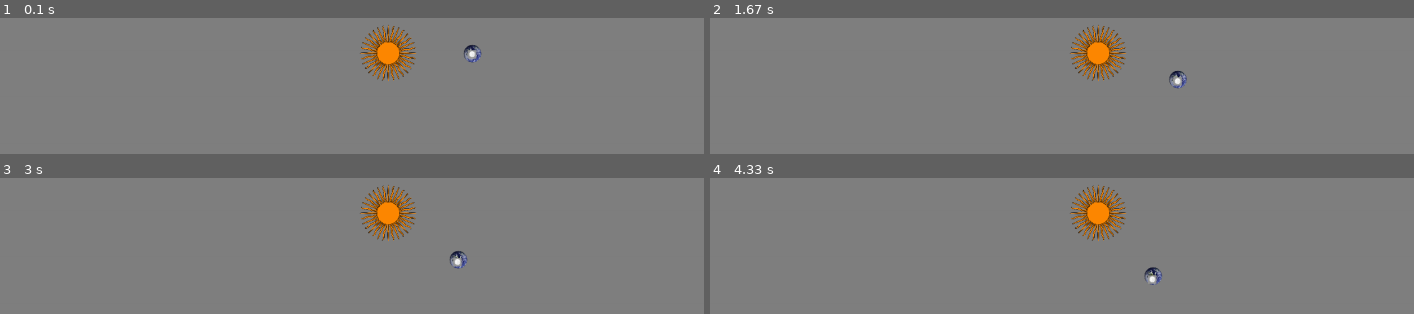
Above: before the commit, frames 1-4 (two rows, left to right).
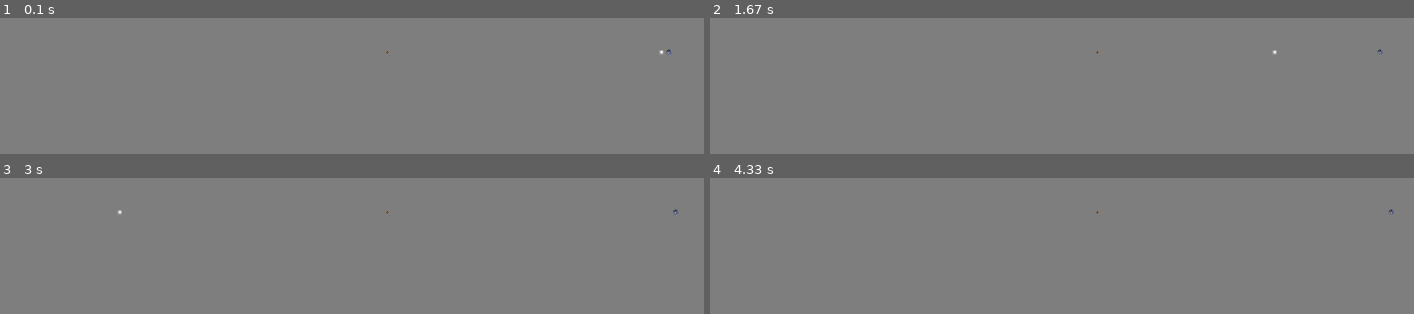
Above: after the commit, the same moments.

Repository: High-Performance-Games/pygame-demo
Game: pygame game, started from gravity_sim.py
Same seed, same stepped clock (60 frames per second), same inputs: the game is played once before the commit and once after it.
Inputs:
- Up to frame 1 (0.1 s): no input
- Up to frame 2 (1.67 s): no input
- Up to frame 3 (3 s): no input
- Up to frame 4 (4.33 s): no input

The runs differ from the first frame. In frame 1, 1.9% of the frame differs, in the area x 51-96%, y 5-47%; in frame 2, 1.9%; in frame 3, 1.9%; in frame 4, 1.9%.

Commit message:
Using more realistic values

Diff:
--- a/gravity_sim.py
+++ b/gravity_sim.py
@@ -5,7 +5,8 @@
 from pygame import Vector2
 
 from object import Object
-from physics import sunMass, earthMass, moonMass, gravityAcceleration, sunToEarth, moonToEarth, earthVelocity
+from physics import sunMass, earthMass, moonMass, gravityAcceleration, sunToEarth, moonToEarth, earthVelocity, \
+    gravityForce, earthRadius, moonRadius, sunRadius
 
 playerSpeed = 15
 
@@ -27,11 +28,11 @@
 
 # Load image
 
-sun = Object('Orange_sun_01.png', (0, 0), (100, 100), 0, sunMass)
-moon = Object('moon.png', (sunToEarth + moonToEarth, 0), (15, 15), 90, moonMass)
-earth = Object('earth.png', (sunToEarth, 0), (35, 35), 90, earthMass)
-moon.velocity = Vector2(0, earthVelocity + 2000)
-earth.velocity = Vector2(0, earthVelocity)
+sun = Object('Orange_sun_01.png', (0, 0), (sunRadius*2, sunRadius*2), 0, sunMass)
+moon = Object('moon.png', (sunToEarth - moonToEarth*10, 0), (moonRadius*1500, moonRadius*1500), 90, moonMass)
+earth = Object('earth.png', (sunToEarth, 0), (earthRadius*500, earthRadius*500), 90, earthMass)
+moon.velocity = Vector2(0, 0)#earthVelocity/10)
+earth.velocity = Vector2(0, 0)
 
 earth.active = True
 moon.active = True
@@ -42,19 +43,21 @@
 gameClock = pygame.time.Clock()
 DT_SHIFT = 10
 # Event loop
+frameTime = gameClock.tick(60.0)  # attempts to normalize the time between game loops
+
 while running:
     for event in pygame.event.get():
         if event.type == pygame.QUIT:
             running = False
     frameTime = gameClock.tick(60.0)  # attempts to normalize the time between game loops
     dt = frameTime  * 100 # divide by ~1000
-    for i in range(10):
-        gravityAcceleration(earth, moon)
-        gravityAcceleration(sun, earth)
-        gravityAcceleration(sun, moon)
+    for i in range(100):
+        gravityForce(moon, earth)
+        #gravityForce(sun, earth)
+        #gravityForce(sun, moon)
         earth.update(dt)
         moon.update(dt)
-        sun.update(dt)
+        #sun.update(dt)
 
     pygame.display.update()
 
--- a/object.py
+++ b/object.py
@@ -1,7 +1,7 @@
 import pygame
 from pygame import Vector2
 
-physicsScale = 10 ** 9
+physicsScale = 3 * 10 ** 8
 size = width, height = 1600, 1000
 
 
@@ -10,10 +10,11 @@
         self.mass: float = mass
         self.angle: float = angle
         self.image = pygame.image.load(filename)
-        self.size = Vector2(size[0], size[1])
-        self.imageScaled = pygame.transform.scale(self.image, size)
+        self.size = Vector2(size[0]/physicsScale, size[1]/physicsScale)
+        self.imageScaled = pygame.transform.scale(self.image, self.size)
         self.imageRotated = pygame.transform.rotate(self.imageScaled, angle)
         self.position: Vector2 = Vector2(position[0], position[1])
+        self.force: Vector2 = Vector2(0, 0)
         self.velocity: Vector2 = Vector2(0, 0)
         self.acceleration: Vector2 = Vector2(0, 0)
         self.active = False
@@ -21,9 +22,10 @@
     def update(self, dt: float):
         if not self.active:
             return
+        self.acceleration = self.force / self.mass
         self.velocity += self.acceleration * dt
         self.position += self.velocity * dt
-        self.acceleration = Vector2(0, 0)
+        self.force = Vector2(0, 0)
 
     def setRotation(self, newAngle):
         self.angle = newAngle
--- a/physics.py
+++ b/physics.py
@@ -20,8 +20,8 @@
 
 
 def gravityForce(m1: float, m2: float, radius: float) -> float:
-    g = ((m1 * m2) * gravitationalConstant) / (radius * radius)
-    return g
+    Fg = ((m1 * m2) * gravitationalConstant) / (radius * radius)
+    return Fg
 
 
 def acceleration(F: float, m: float):
@@ -30,8 +30,11 @@
 
 def gravityForce(o1: Object, o2: Object) -> float:
     radius = o1.position.distance_to(o2.position)
-    g = ((o1.mass * o2.mass) * 6.6743 * 10 ** -11) / (radius * radius)
-    return g
+    Fg = ((o1.mass * o2.mass) * 6.6743 * 10 ** -11) / (radius * radius)
+    displacement = (o2.position - o1.position).normalize()
+    o1.force += Fg * displacement
+    o2.force += Fg * -displacement
+    return Fg
 
 
 def gravityAcceleration(o1: Object, o2: Object) -> tuple[Vector2, Vector2]:
